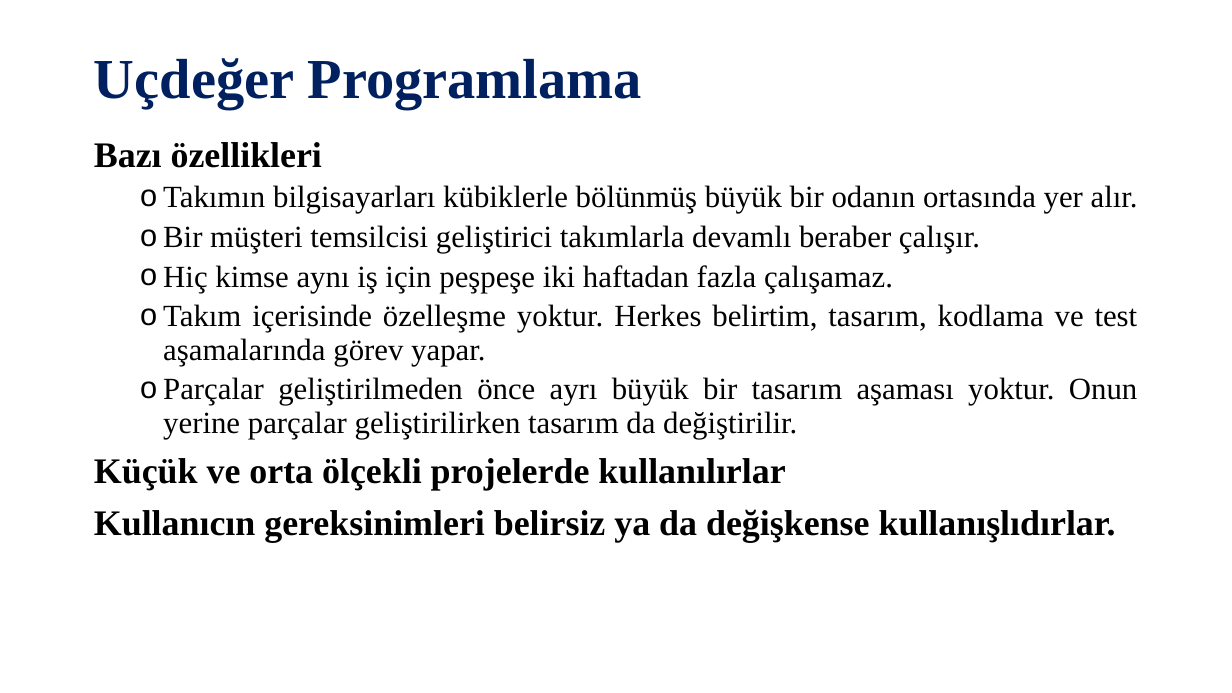
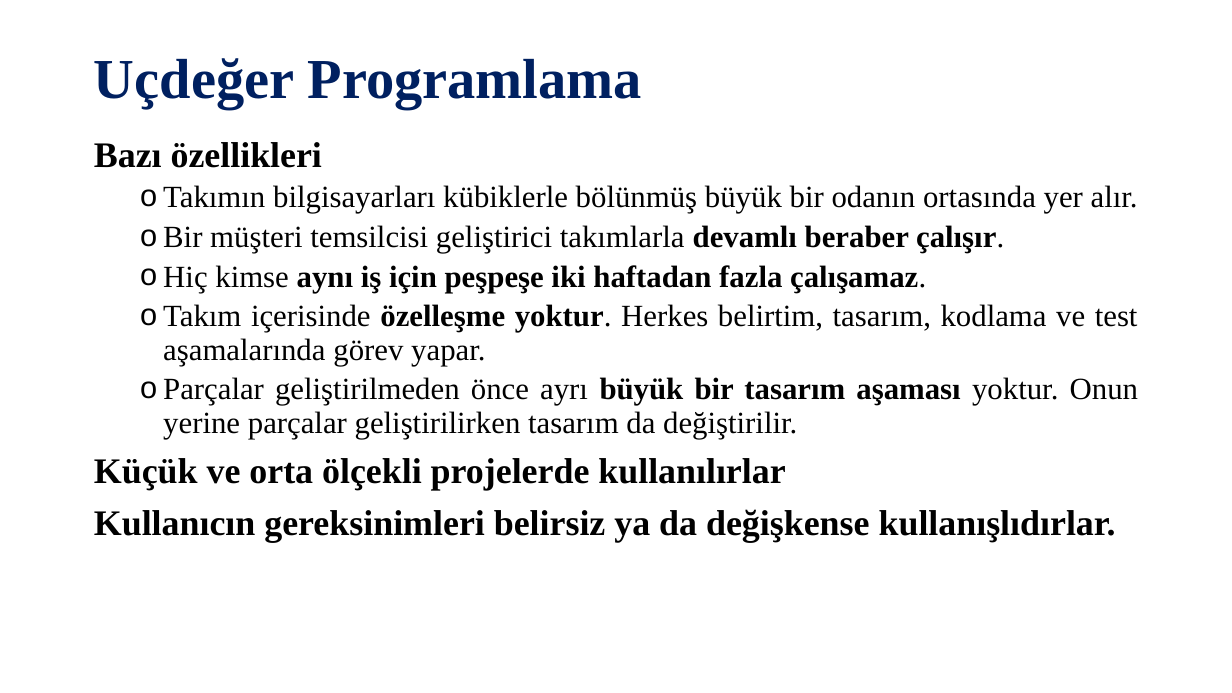
Before and after one commit to SevdanurGENC/Software-Architectures-Lecture-Notes, a slide deck: slide 29 of Slides/Yazılım Mimarileri - Bolum 3.pptx. Drawn at 1232x693 pixels with LibreOffice and Linux fonts; fonts in the diff are those of the drawing. Boxes give left, top, right and bottom in pixels: in the first picture for what was removed or moved away, otherwise in the second. Text is boxed around its words. In the diff, an @@ line names an element or a change of style, - is before the commit and + after.

```diff
--- a/Slides/Yazılım Mimarileri - Bolum 3.pptx
+++ b/Slides/Yazılım Mimarileri - Bolum 3.pptx
@@ text at bbox=[163, 225, 1138, 439]: bold on in "devamlı beraber çalışır.", "aynı iş için peşpeşe iki haftadan fazla ...", "özelleşme yoktur.", "büyük bir tasarım aşaması" @@
```
Also in this commit, not shown: 1 other slide changed.
